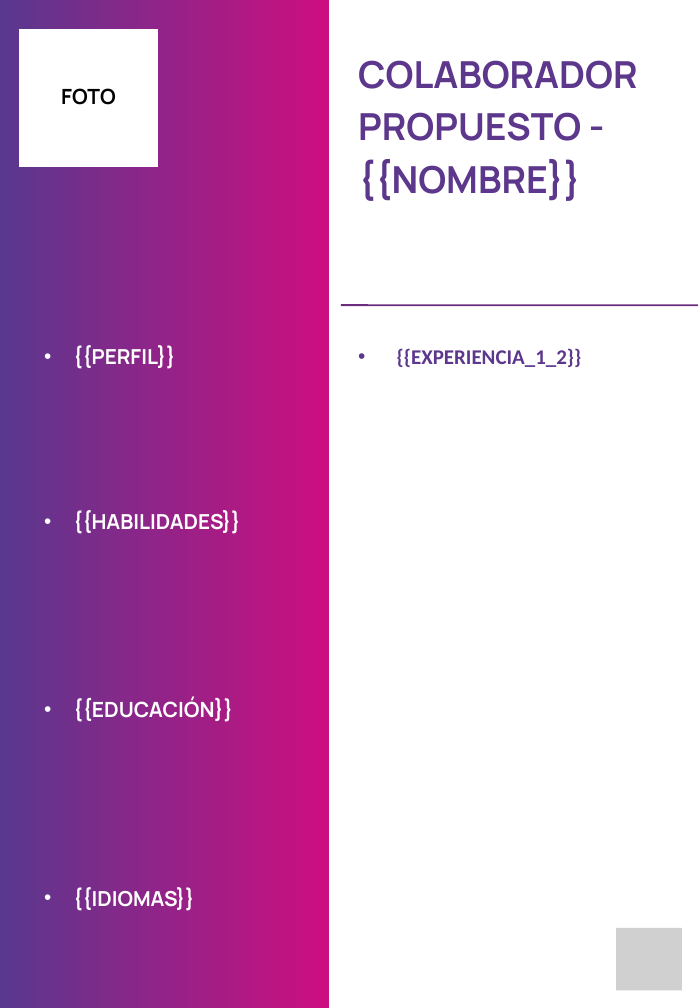
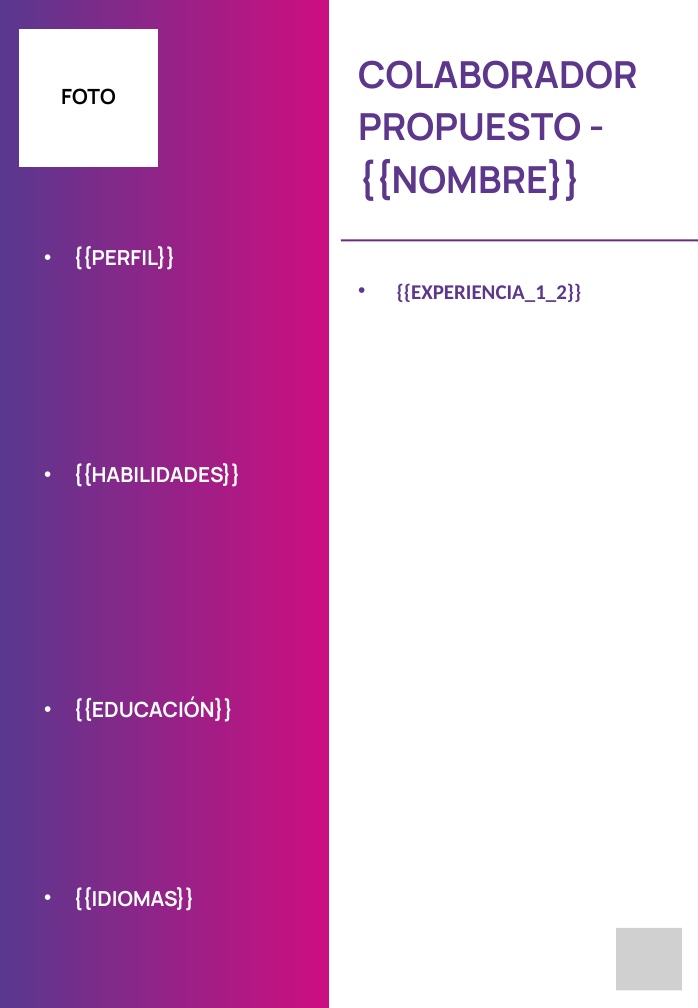
Before and after one commit to gabycanepa/horizon-cv-transformer, a slide deck: slide 1 of CV HORIZON-MODELO 2.pptx. Drawn at 698x1008 pixels with LibreOffice and Linux fonts; fonts in the diff are those of the drawing; grey boxes stand for pictures. Boxes give left, top, right and bottom in pixels: in the first picture for what was removed or moved away, otherwise in the second. Text is boxed around its words. In the diff, an @@ line names an element or a change of style, - is before the commit and + after.

```diff
--- a/CV HORIZON-MODELO 2.pptx
+++ b/CV HORIZON-MODELO 2.pptx
@@ text "{{PERFIL}}": place and size @@
-text "{{PERFIL}}" at box(73, 345, 176, 369)
+text "{{PERFIL}}" at box(73, 246, 176, 270)
@@ line moved from (341, 305) - (698, 305) to (341, 240) - (698, 240) @@
@@ text "{{EXPERIENCIA_1_2}}": place and size @@
-text "{{EXPERIENCIA_1_2}}" at box(397, 348, 582, 367)
+text "{{EXPERIENCIA_1_2}}" at box(397, 283, 582, 302)
@@ text "{{HABILIDADES}}": place and size @@
-text "{{HABILIDADES}}" at box(73, 509, 241, 535)
+text "{{HABILIDADES}}" at box(73, 463, 241, 489)
```
Also in this commit, not shown: 2 other slides changed.
